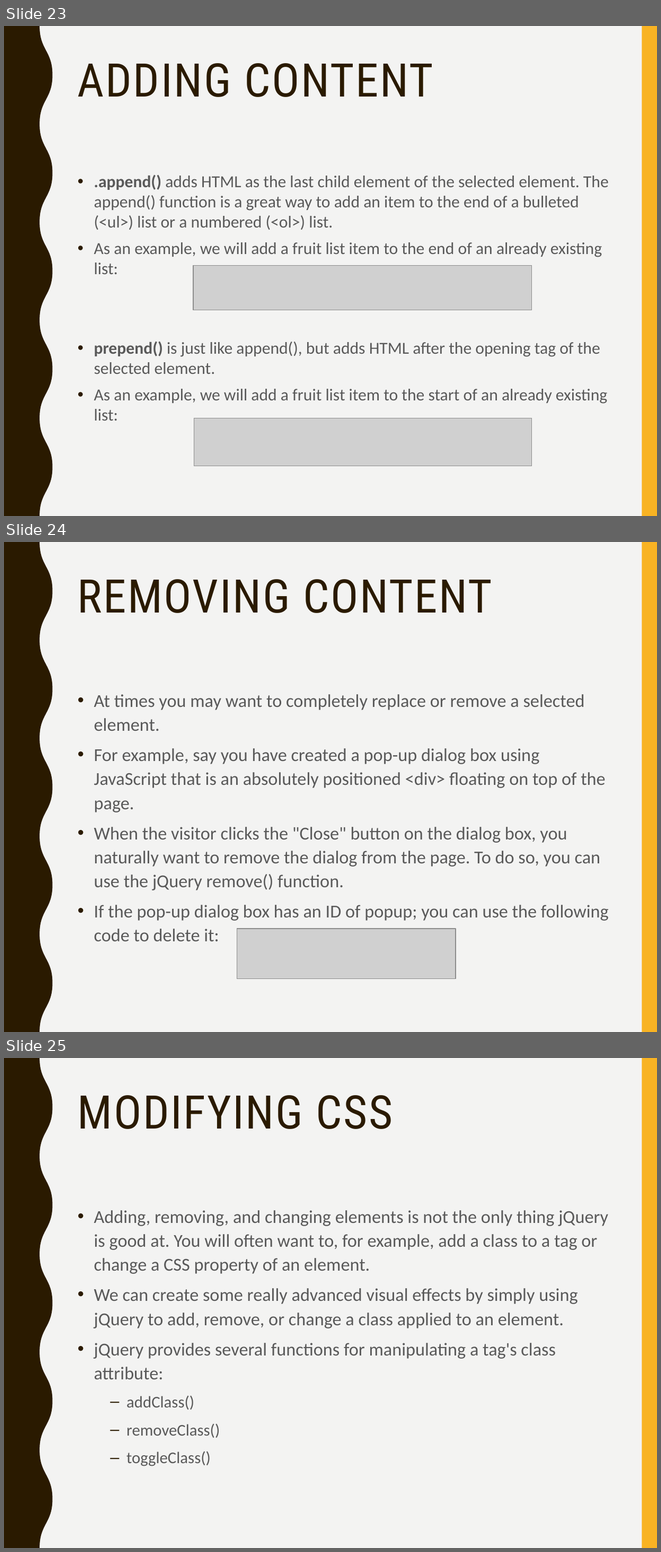
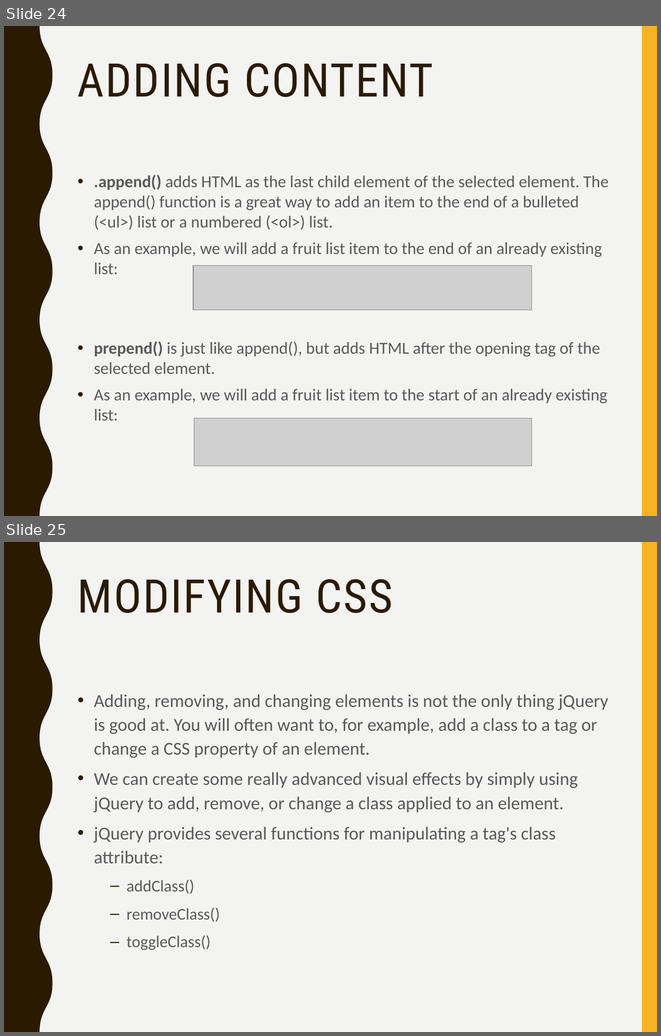
Before and after one commit to mlyngweb1/Website-Development-2-src, a slide deck: topic-05-jQuery-1/talk-1/talk-1.pptx. Shown one above the other, each under a label of ours: slides 23, 24 and 25 before the commit, slides 24 and 25 after it. The pictures are 661x1552 and 661x1036 pixels, drawn with LibreOffice and Linux fonts; fonts in the diff are those of the drawing; grey boxes stand for pictures. Boxes give left, top, right and bottom in pixels: in the first picture for what was removed or moved away, otherwise in the second. Text is boxed around its words. In the diff, an @@ line names an element or a change of style, - is before the commit and + after.

```diff
--- a/topic-05-jQuery-1/talk-1/talk-1.pptx
+++ b/topic-05-jQuery-1/talk-1/talk-1.pptx
@@ slide 24 removed at (4, 542, 657, 1032), background #F3F3F2; not listed: 2 template elements that a slide beside it also shows @@
@@ title removed at (78, 579, 493, 613) @@
-REMOVING CONTENT
@@ text removed at (94, 694, 609, 941) @@
-• At times you may want to completely replace or remove a selected element.
-• For example, say you have created a pop-up dialog box using JavaScript that is an absolutely positioned <div> floating on top of the page.
-• When the visitor clicks the "Close" button on the dialog box, you naturally want to remove the dialog from the page. To do so, you can use the jQuery remove() function.
-• If the pop-up dialog box has an ID of popup; you can use the following code to delete it:
@@ picture removed at (237, 928, 456, 979) @@
@@ what was slide 23 is now slide 24 @@
```
Also in this commit, not shown: 4 slides changed, 1 slide added, 2 other files.
